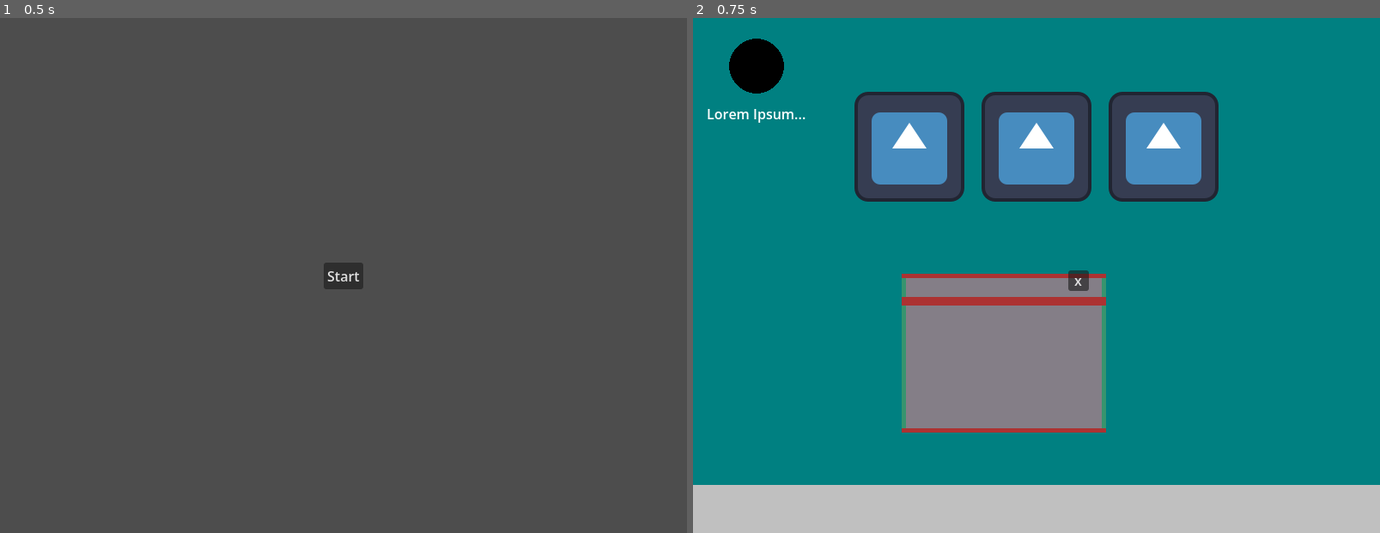
Above: before the commit, frames 1-2 (left to right).
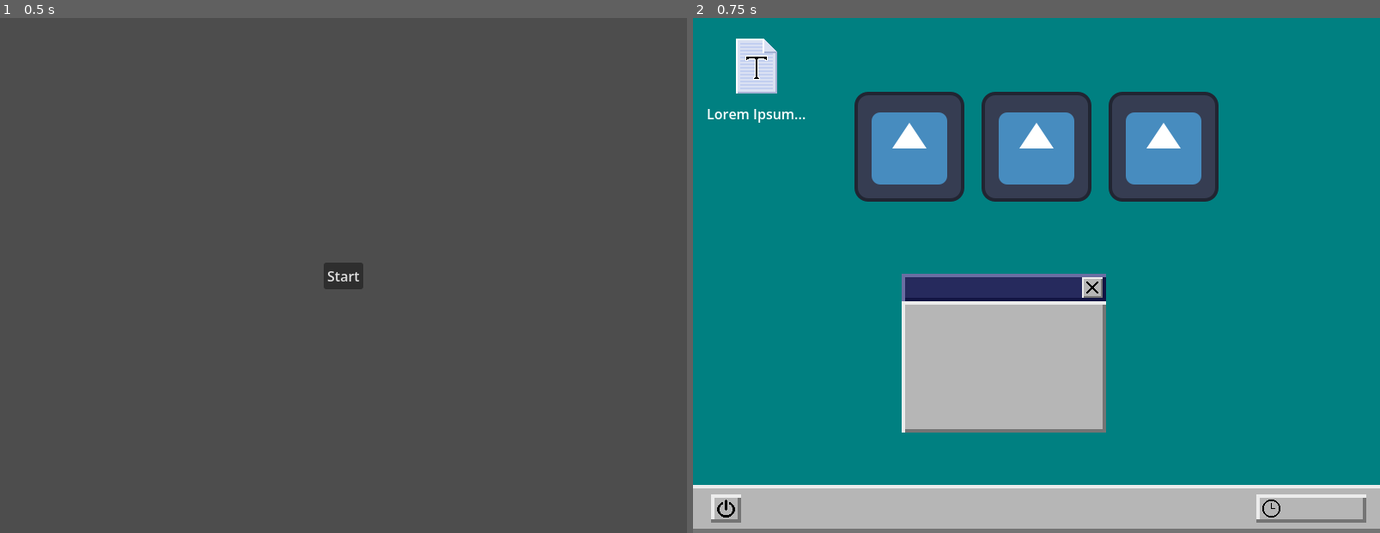
Above: after the commit, the same moments.

Repository: Deeeeelan/gmtk-game-jam-2026
Game: Godot game, scene res://scenes/title_screen.tscn
Same seed, same stepped clock (60 frames per second), same inputs: the game is played once before the commit and once after it. The engine's default icon, where the game draws it, is replaced by a stand-in: a white triangle on a blue panel in a dark square.
Inputs:
- Up to frame 1 (0.5 s): no input
- Up to frame 2 (0.75 s): click "Start" at 0.5 s

Frame 1 is identical in both runs. In frame 2, 12% of the frame differs, in the area x 0-100%, y 4-100%.

Commit message:
Add desktop art
More folder organization in assets/images

Diff:
--- a/project.godot
+++ b/project.godot
@@ -28,7 +28,7 @@
 
 [editor_plugins]
 
-enabled=PackedStringArray("res://addons/godot_super-wakatime/plugin.cfg")
+enabled=PackedStringArray()
 
 [physics]
 
--- a/scenes/game.tscn
+++ b/scenes/game.tscn
@@ -1,9 +1,12 @@
 [gd_scene format=3 uid="uid://cfce8rl3gvf5u"]
 
 [ext_resource type="Script" uid="uid://dtnxmryvuac7n" path="res://scripts/game_manager.gd" id="1_yqjtg"]
+[ext_resource type="Texture2D" uid="uid://x8s3v33dnavy" path="res://assets/images/desktop/taskbar.png" id="2_u5sy4"]
 [ext_resource type="Texture2D" uid="uid://bmf64qaw1ftmg" path="res://assets/images/icon.svg" id="2_yqjtg"]
-[ext_resource type="Texture2D" uid="uid://bojk2cynrp4ot" path="res://assets/images/64temp.png" id="3_lnu2h"]
-[ext_resource type="Texture2D" uid="uid://cqgjbbmp3ql2k" path="res://assets/images/9slicetemp.png" id="4_lbhrr"]
+[ext_resource type="Texture2D" uid="uid://cmn27ifrauvil" path="res://assets/images/app-icons/word.png" id="4_gee14"]
+[ext_resource type="Texture2D" uid="uid://d3ljwj3vn4r3j" path="res://assets/images/os-window/9slice-topbar.png" id="5_0tnpc"]
+[ext_resource type="Texture2D" uid="uid://cvjc3l51x0i53" path="res://assets/images/os-window/topbar-close.png" id="6_vtaks"]
+[ext_resource type="Texture2D" uid="uid://b4i3o5ydoxatb" path="res://assets/images/os-window/9slice-window.png" id="7_kvpfn"]
 
 [node name="Game" type="Node" unique_id=101121047]
 
@@ -32,7 +35,7 @@
 grow_vertical = 2
 color = Color(0, 0.5019608, 0.5058824, 1)
 
-[node name="TEMPTaskbar" type="ColorRect" parent="CanvasLayer/Control" unique_id=1323322278]
+[node name="TEMPTaskbar" type="TextureRect" parent="CanvasLayer/Control" unique_id=1207374543]
 layout_mode = 1
 anchors_preset = -1
 anchor_top = 1.0
@@ -41,7 +44,7 @@
 offset_top = -56.0
 grow_horizontal = 2
 grow_vertical = 0
-color = Color(0.7529412, 0.7529412, 0.7529412, 1)
+texture = ExtResource("2_u5sy4")
 
 [node name="Transition" type="Control" parent="CanvasLayer/Control" unique_id=843589496]
 layout_mode = 1
@@ -136,7 +139,7 @@
 [node name="Life" type="TextureRect" parent="CanvasLayer/Control/DesktopApps/MarginContainer/AppList/App/List/MarginContainer" unique_id=1192499370]
 layout_mode = 2
 mouse_filter = 2
-texture = ExtResource("3_lnu2h")
+texture = ExtResource("4_gee14")
 stretch_mode = 5
 
 [node name="Title" type="Label" parent="CanvasLayer/Control/DesktopApps/MarginContainer/AppList/App/List" unique_id=50151332]
@@ -176,7 +179,7 @@
 offset_bottom = 32.0
 grow_horizontal = 2
 grow_vertical = 2
-texture = ExtResource("4_lbhrr")
+texture = ExtResource("5_0tnpc")
 patch_margin_left = 5
 patch_margin_top = 5
 patch_margin_right = 5
@@ -189,22 +192,23 @@
 anchor_top = 0.5
 anchor_right = 1.0
 anchor_bottom = 0.5
-offset_left = -40.0
-offset_top = -20.0
-offset_bottom = 20.0
+offset_left = -28.0
+offset_top = -12.0
+offset_right = -4.0
+offset_bottom = 12.0
 grow_horizontal = 0
 grow_vertical = 2
-theme_override_constants/margin_right = 8
 
 [node name="AspectRatioContainer" type="AspectRatioContainer" parent="CanvasLayer/Control/Windows/Window/Top/MarginContainer" unique_id=402200991]
 layout_mode = 2
-stretch_mode = 1
-
-[node name="Exit" type="Button" parent="CanvasLayer/Control/Windows/Window/Top/MarginContainer/AspectRatioContainer" unique_id=486168171]
+stretch_mode = 0
+
+[node name="Exit" type="TextureButton" parent="CanvasLayer/Control/Windows/Window/Top/MarginContainer/AspectRatioContainer" unique_id=984000953]
 custom_minimum_size = Vector2(16, 16)
 custom_maximum_size = Vector2(24, 24)
 layout_mode = 2
-text = "x"
+texture_normal = ExtResource("6_vtaks")
+stretch_mode = 0
 
 [node name="Body" type="NinePatchRect" parent="CanvasLayer/Control/Windows/Window" unique_id=2041510522]
 layout_mode = 1
@@ -214,7 +218,7 @@
 offset_top = 32.0
 grow_horizontal = 2
 grow_vertical = 2
-texture = ExtResource("4_lbhrr")
+texture = ExtResource("7_kvpfn")
 patch_margin_left = 5
 patch_margin_top = 5
 patch_margin_right = 5
Renamed: assets/images/64temp.png -> assets/images/app-icons/64temp.png
Not shown, added: assets/images/app-icons/64temp.png.import
Binary file added: assets/images/app-icons/notes.png
Not shown, added: assets/images/app-icons/notes.png.import
Binary file added: assets/images/app-icons/word.png
Not shown, changed: assets/images/app-icons/word.png.import
Binary file added: assets/images/desktop/taskbar.png
Not shown, changed: assets/images/desktop/taskbar.png.import
Binary file added: assets/images/os-window/9slice-topbar.png
Not shown, added: assets/images/os-window/9slice-topbar.png.import
Binary file added: assets/images/os-window/9slice-window.png
Not shown, added: assets/images/os-window/9slice-window.png.import
(and 4 more such lines)
